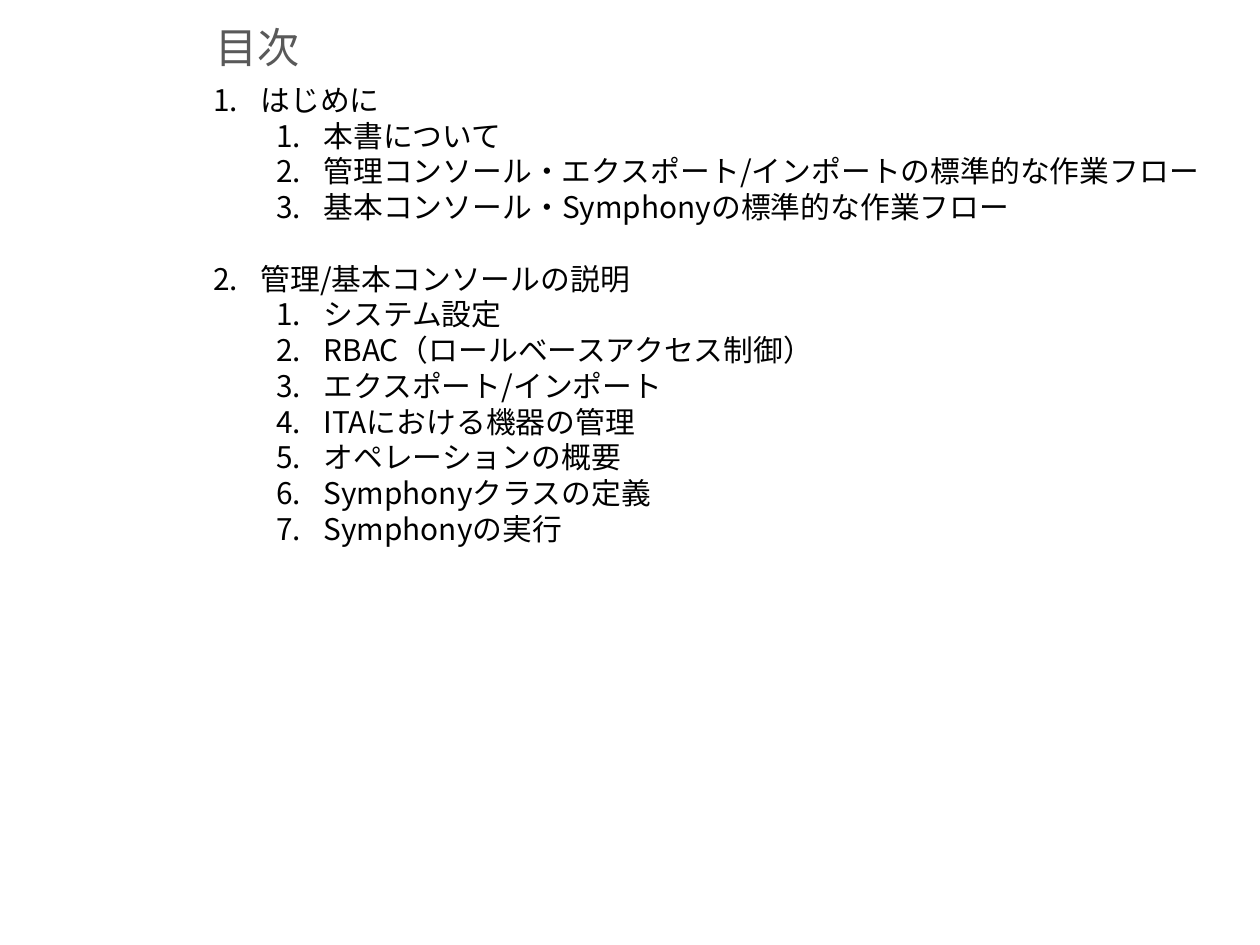
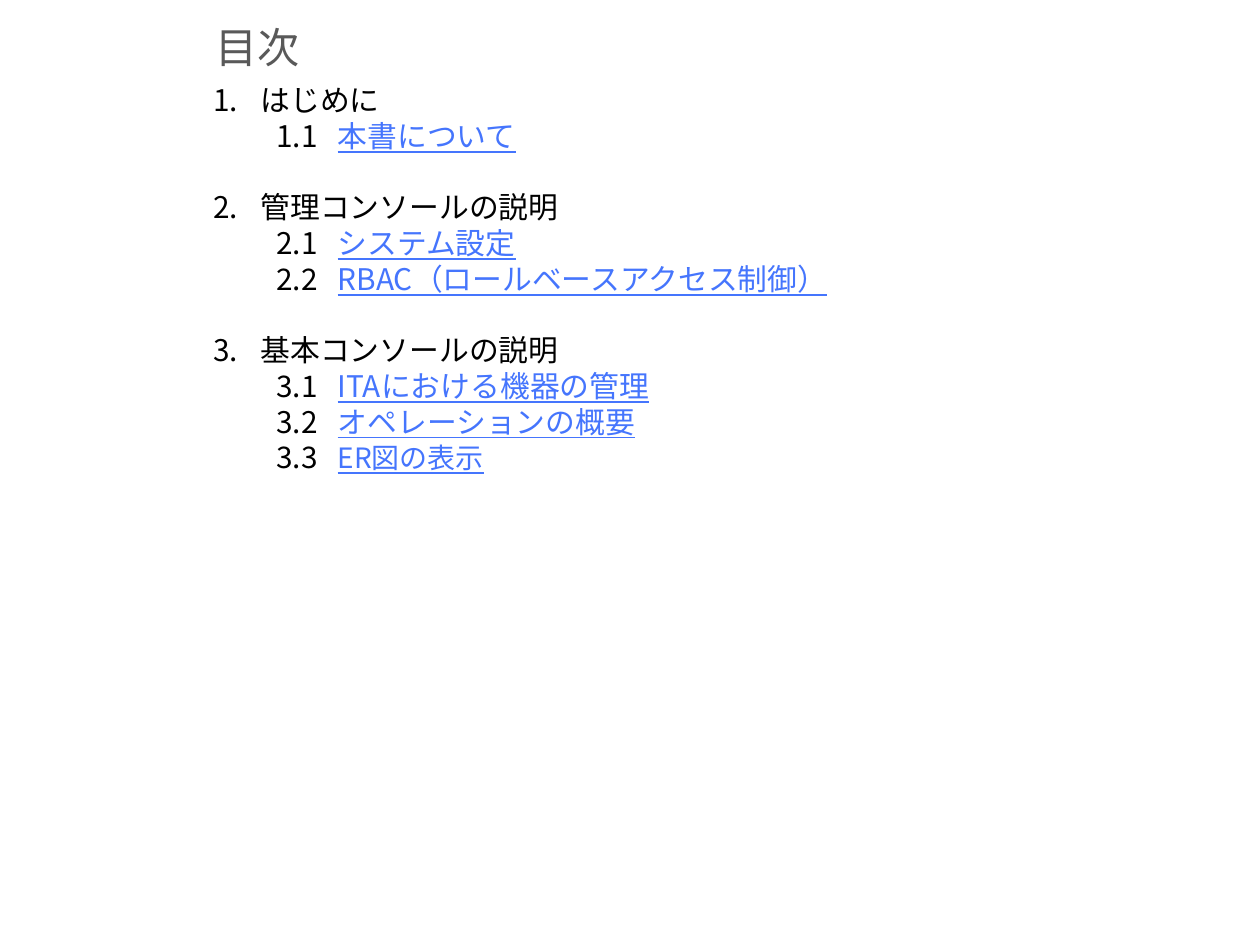
Before and after one commit to exastro-suite/it-automation-docs, a slide deck: slide 2 of asset/Learn_ja/ITA-base_classroom_lecture_ja.pptx. Drawn at 1260x945 pixels with LibreOffice and Linux fonts; fonts in the diff are those of the drawing; background and template pictures are left out. Boxes give left, top, right and bottom in pixels: in the first picture for what was removed or moved away, otherwise in the second. Text is boxed around its words. In the diff, an @@ line names an element or a change of style, - is before the commit and + after.

```diff
--- a/asset/Learn_ja/ITA-base_classroom_lecture_ja.pptx
+++ b/asset/Learn_ja/ITA-base_classroom_lecture_ja.pptx
@@ text at bbox=[261, 122, 828, 474]: text changed; text colour #000000 to #4575FD @@
-  1. 本書について
-  2. 管理コンソール・エクスポート/インポートの標準的な作業フロー
-  3. 基本コンソール・Symphonyの標準的な作業フロー
-2. 管理/基本コンソールの説明
-  1. システム設定
-  2. RBAC（ロールベースアクセス制御）
-  3. エクスポート/インポート
-  4. ITAにおける機器の管理
-  5. オペレーションの概要
-  6. Symphonyクラスの定義
-  7. Symphonyの実行
+  1.1 本書について
+2. 管理コンソールの説明
+  2.1 システム設定
+  2.2 RBAC（ロールベースアクセス制御）
+3. 基本コンソールの説明
+  3.1 ITAにおける機器の管理
+  3.2 オペレーションの概要
+  3.3 ER図の表示
```
Also in this commit, not shown: 9 other slides changed, 4 slides added, 20 slides removed, 1 other file.
